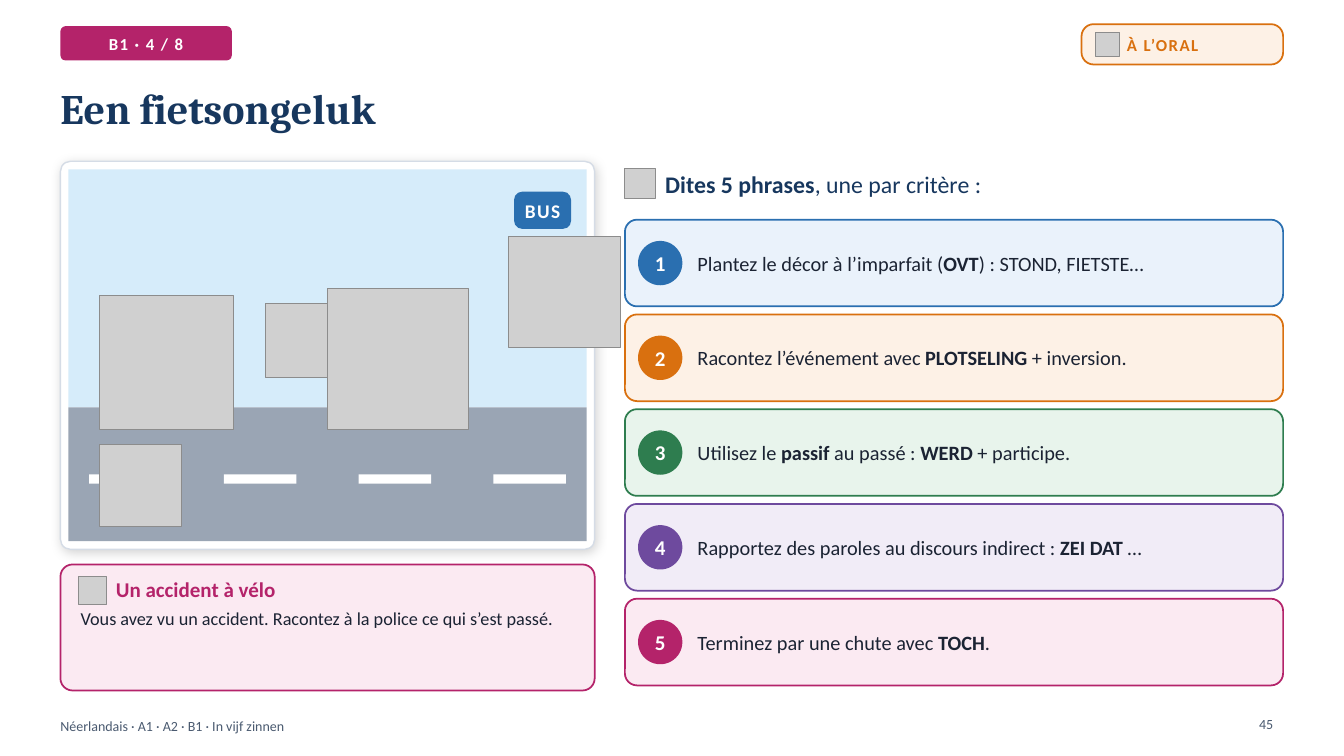
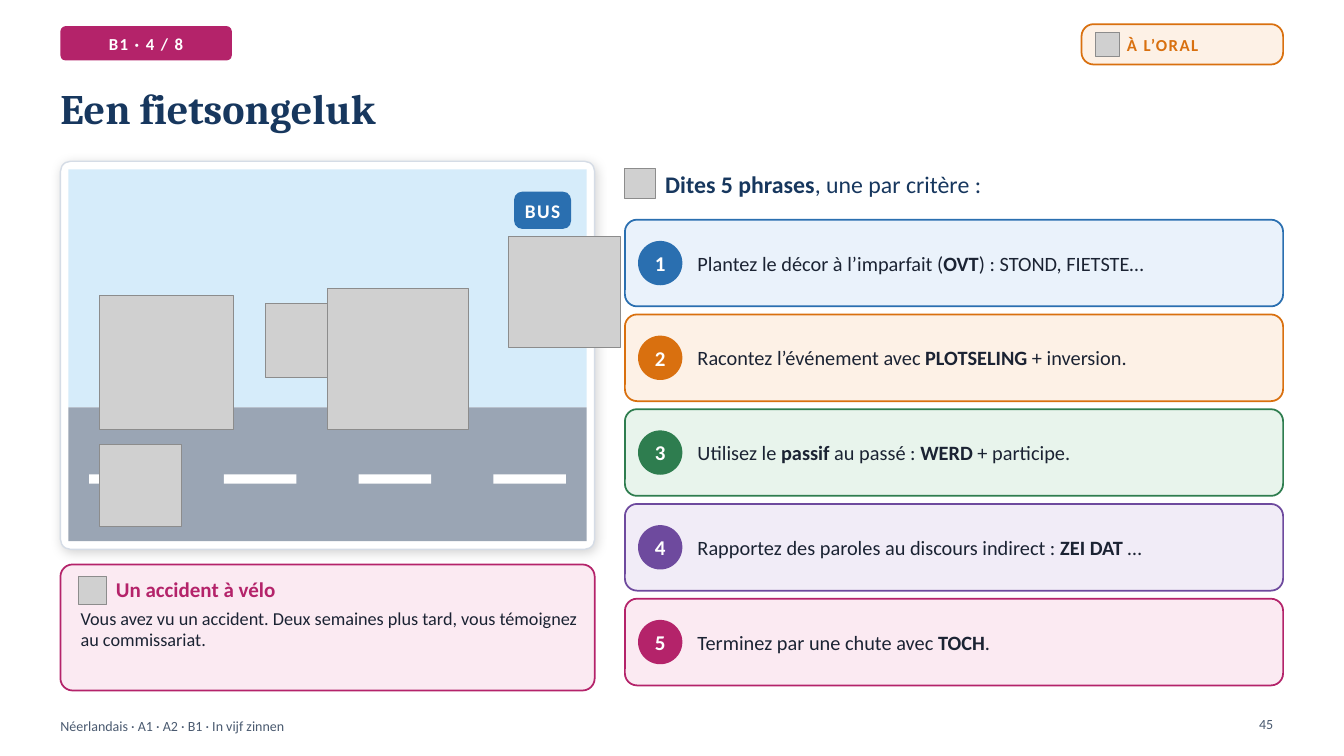
Before and after one commit to ajouniaux/talenleren, a slide deck: slide 45 of neerlandais1/powerpoints/In_vijf_zinnen_A1_A2_B1.pptx. Drawn at 1344x756 pixels with LibreOffice and Linux fonts; fonts in the diff are those of the drawing; grey boxes stand for pictures. Boxes give left, top, right and bottom in pixels: in the first picture for what was removed or moved away, otherwise in the second. Text is boxed around its words. In the diff, an @@ line names an element or a change of style, - is before the commit and + after.

```diff
--- a/neerlandais1/powerpoints/In_vijf_zinnen_A1_A2_B1.pptx
+++ b/neerlandais1/powerpoints/In_vijf_zinnen_A1_A2_B1.pptx
@@ text at (81,612,577,646): text changed @@
-Vous avez vu un accident. Racontez à la police ce qui s’est passé.
+Vous avez vu un accident. Deux semaines plus tard, vous témoignez au commissariat.
```
Also in this commit, not shown: 7 other slides changed, 5 other files.
